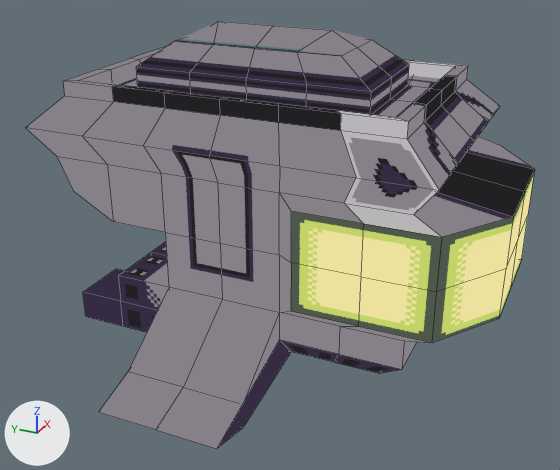
Two versions of the Blender file Assets/ImportedAssets/TitleScreenAssets/InnerStationTrasnport.blend, one commit apart.
Before and after are seen from a 50 mm camera at (-6.79, -1.66, 3.06) aimed at (-1.22, 0.84, 0.28). Every picture has the same lights, and +X, +Y and +Z are marked at lower left. Mesh edges are drawn as thin lines.
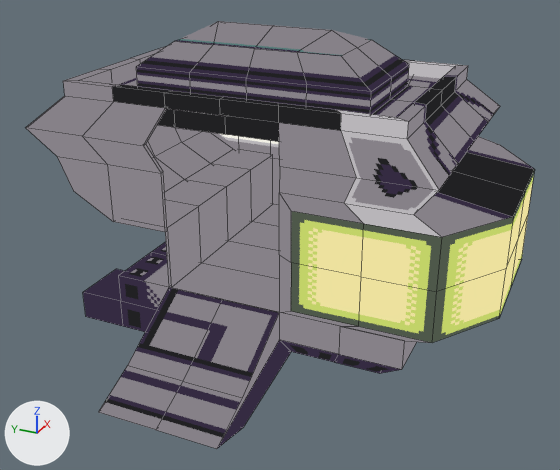
Where the change shows, as pixel boxes (x1, y1, x2, y2) in the pictures (560 x 470 px):
part 1 of me_cube, added
    after: (146, 109, 238, 193)
part 2 of me_cube, added
    after: (165, 150, 273, 288)
part 3 of me_cube, built on
    before: (107, 108, 280, 444)
    after: (144, 108, 279, 443)
part 4 of me_cube, surface changed (grey to purple)
    before: (101, 287, 279, 441)
    after: (100, 287, 279, 441)

The change in detail:
me_cube is used by ob_cube; location (0.0, 0.0, 0.0).
me_cube had 308 vertices, 306 faces and spanned x -3.05..1.05, y -1.09..2.68, z -0.64..2.0.
me_cube now has 368 vertices, 345 faces and spans x -3.05..1.05, y -1.09..2.68, z -0.64..2.0.
me_cube part 1: a new loose piece of 36 vertices spanning x -2.08..0.08, y 0.96..2.52, z 0.51..1.49, in mat_humashipoteste.
me_cube part 2: a new loose piece of 15 vertices spanning x -2.0..0.0, y 1.48..1.91, z 0.0..0.54, in mat_humashipoteste.
Part 3, on me_cube:
3 vertices are removed from x -2.12..-2.0, y 1.0, z 0.5..1.25.
8 faces are deleted.
6 vertices in x -2.65..0.65, y 0.5..1.5, z -0.43 move by (0.0, 0.0, 0.06).
5 vertices in x -1.87, y 0.13..1.87, z 1.42 move by (0.0, 0.0, -0.08).
12 vertices are added at x -2.09..-1.9, y 1.47..2.68, z 0.5..1.5.
13 new faces join them.
me_cube part 4: 8 kept faces spanning x -3.05..1.05, y 0.5..1.5, z -0.53..0.0 get new texture (UV) coordinates.
